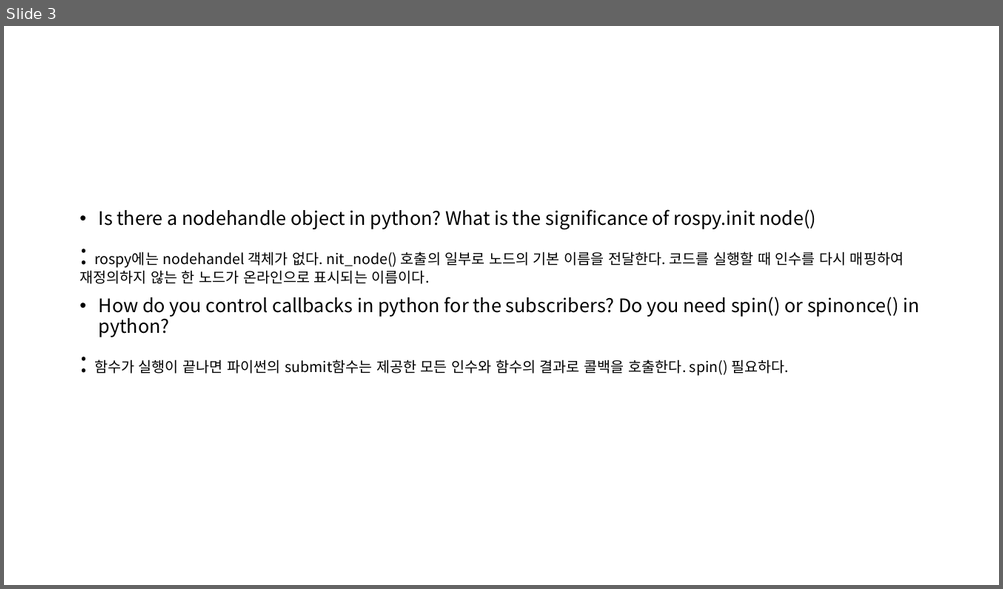
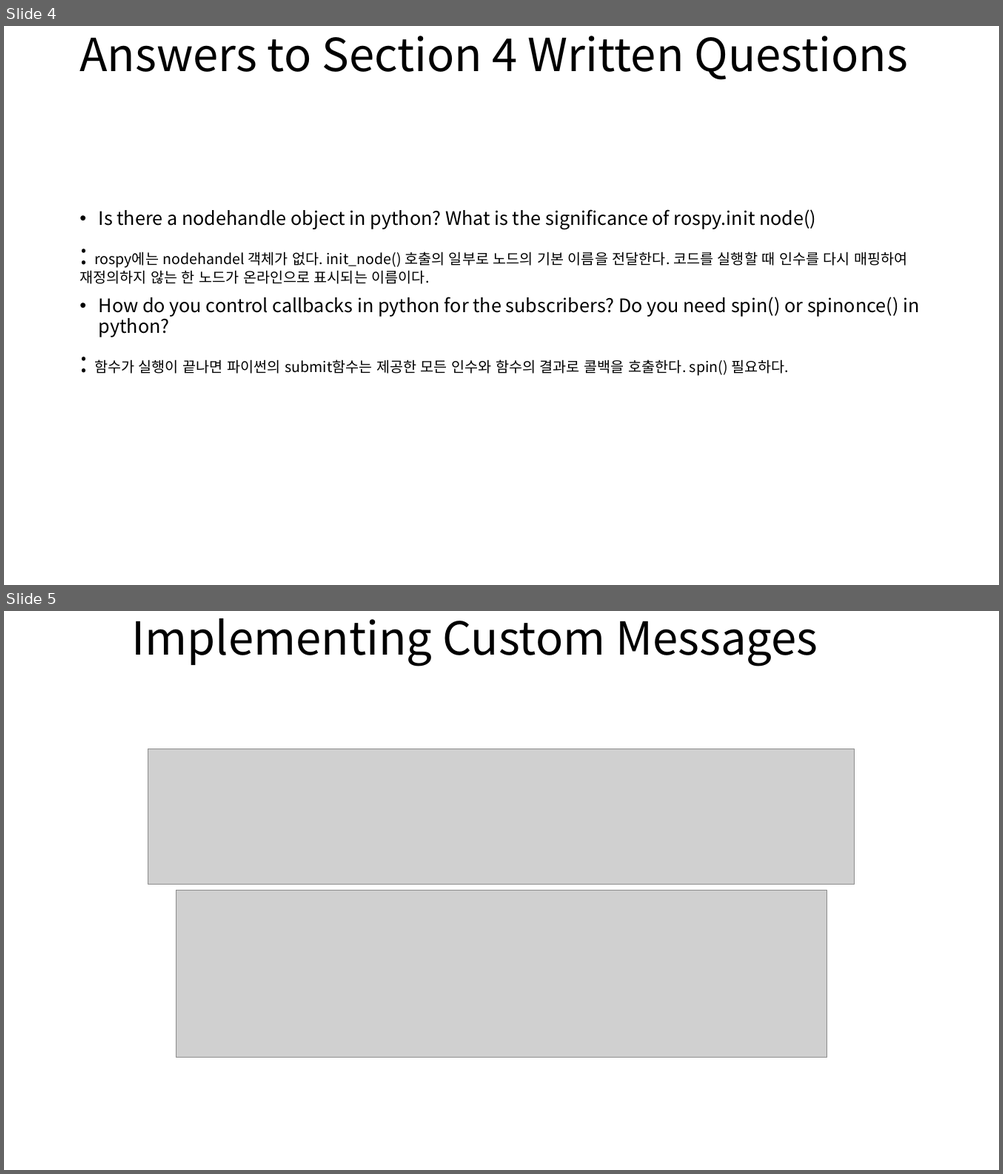
Before and after one commit to Cho-Hyeongrae/F1Tenth-courses, a slide deck: lab1/answer.pptx. Shown one above the other, each under a label of ours: slide 3 before the commit, slides 4 and 5 after it. The pictures are 1003x589 and 1003x1174 pixels, drawn with LibreOffice and Linux fonts; fonts in the diff are those of the drawing; grey boxes stand for pictures. Boxes give left, top, right and bottom in pixels: in the first picture for what was removed or moved away, otherwise in the second. Text is boxed around its words. In the diff, an @@ line names an element or a change of style, - is before the commit and + after.

```diff
--- a/lab1/answer.pptx
+++ b/lab1/answer.pptx
@@ slide 5 added at bbox=[4, 611, 999, 1170], background #FFFFFF @@
@@ title added at bbox=[131, 618, 817, 667], 44 pt, text #000000 @@
+Implementing Custom Messages
@@ picture added at bbox=[148, 749, 854, 885] @@
@@ picture added at bbox=[176, 891, 827, 1058] @@
@@ what was slide 3 is now slide 4 @@
@@ slide 4 changed as well @@
@@ title added at bbox=[79, 36, 908, 80], 44 pt, text #000000 @@
+Answers to Section 4 Written Questions
@@ text at bbox=[79, 252, 907, 284]: text changed @@
-: rospy에는 nodehandel 객체가 없다. nit_node() 호출의 일부로 노드의 기본 이름을 전달한다. 코드를 실행할 때 인수를 다시 매핑하여 재정의하지 않는 한 노드가 온라인으로 표시되는 이름이다.
+: rospy에는 nodehandel 객체가 없다. init_node() 호출의 일부로 노드의 기본 이름을 전달한다. 코드를 실행할 때 인수를 다시 매핑하여 재정의하지 않는 한 노드가 온라인으로 표시되는 이름이다.
```
Also in this commit, not shown: 2 other slides changed, 3 other slides added, 1 slide removed, 9 other files.
